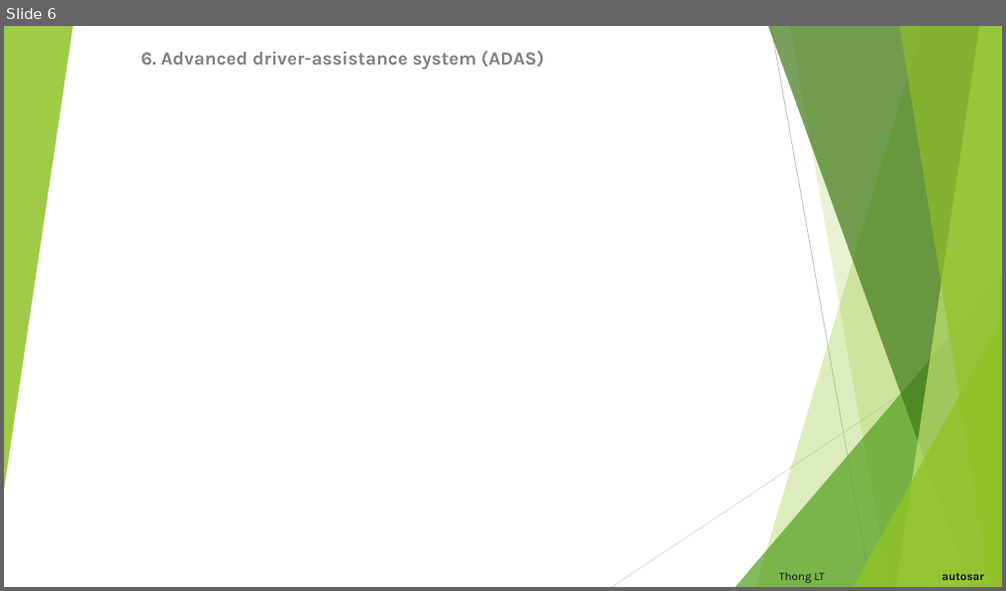
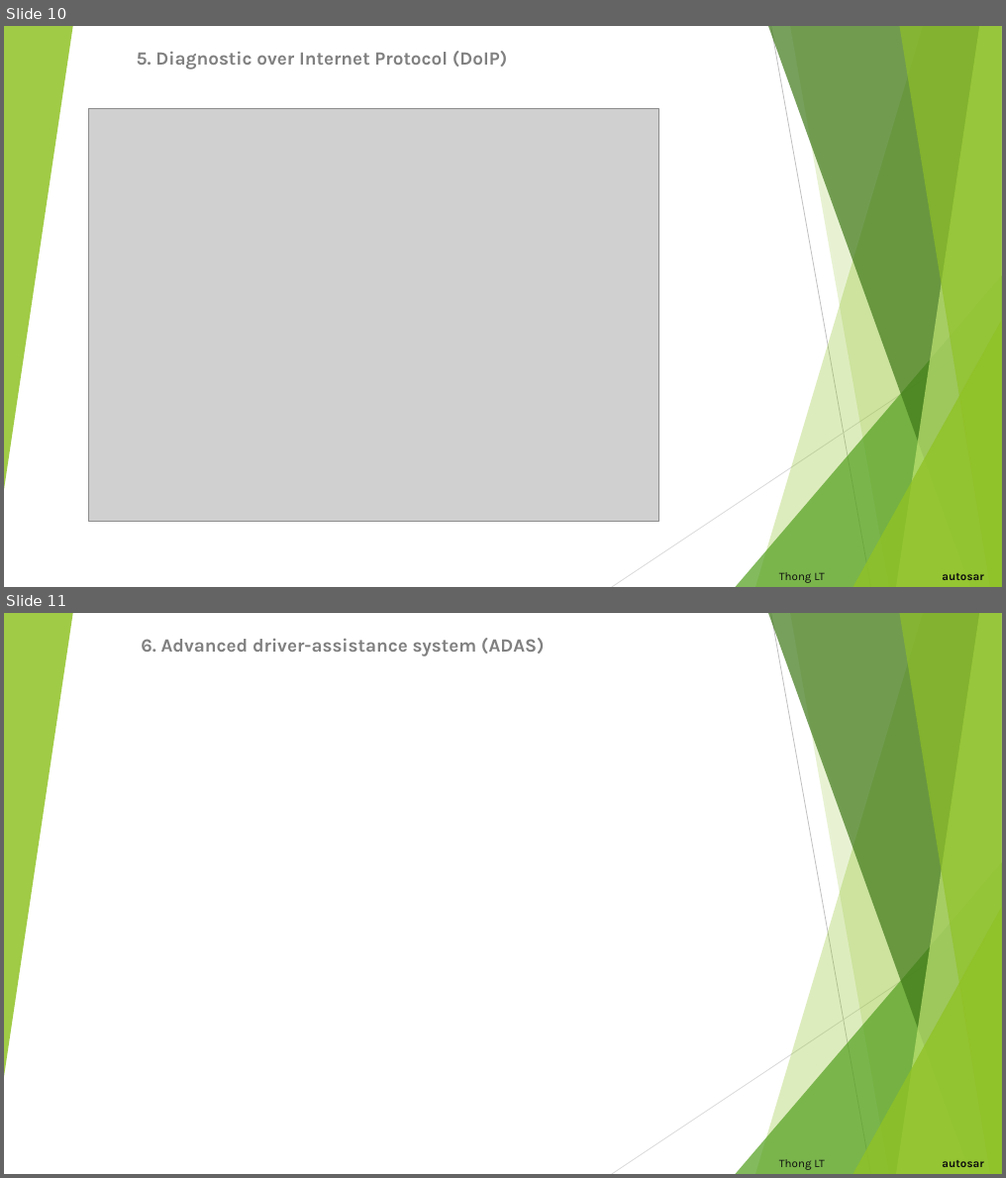
Before and after one commit to letrthong/autosar, a slide deck: Autosar.pptx. Shown one above the other, each under a label of ours: slide 6 before the commit, slides 10 and 11 after it. The pictures are 1006x591 and 1006x1178 pixels, drawn with LibreOffice and Linux fonts; fonts in the diff are those of the drawing; grey boxes stand for pictures. Boxes give left, top, right and bottom in pixels: in the first picture for what was removed or moved away, otherwise in the second. Text is boxed around its words. In the diff, an @@ line names an element or a change of style, - is before the commit and + after.

```diff
--- a/Autosar.pptx
+++ b/Autosar.pptx
@@ slide 10 added at <box>4,26,1002,587</box>, background #FFFFFF; not listed: 10 template elements that a slide beside it also shows @@
@@ subtitle added at <box>137,51,507,70</box>, 18 pt, text #808080, bold @@
+5. Diagnostic over Internet Protocol (DoIP)
@@ picture added at <box>88,108,658,522</box> @@
@@ title added at <box>779,572,984,583</box>, 11 pt, text #0D0D0D @@
+Thong LT autosar
@@ what was slide 6 is now slide 11 @@
```
Also in this commit, not shown: 2 slides changed, 4 other slides added, 1 other file.
